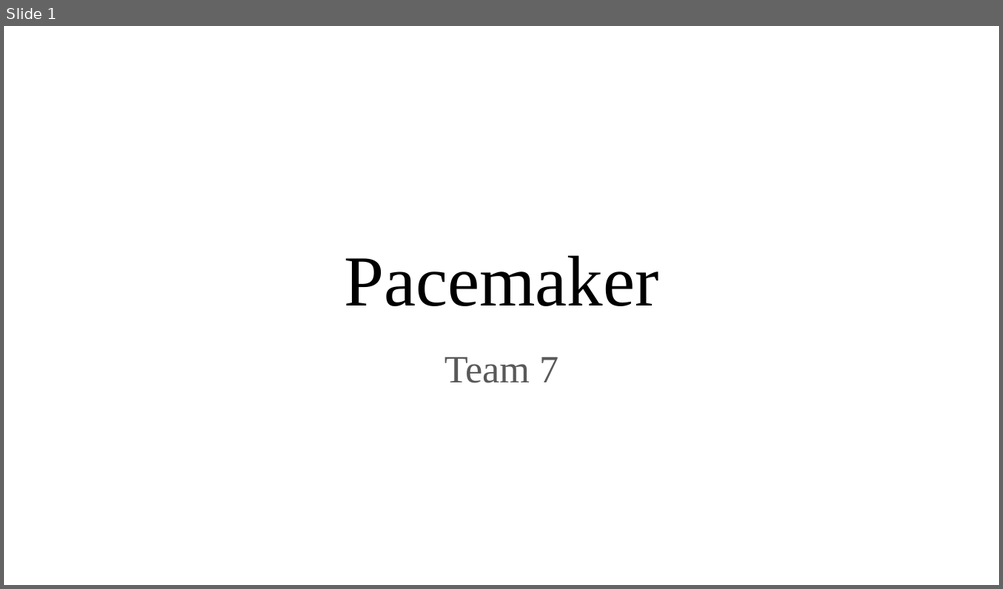
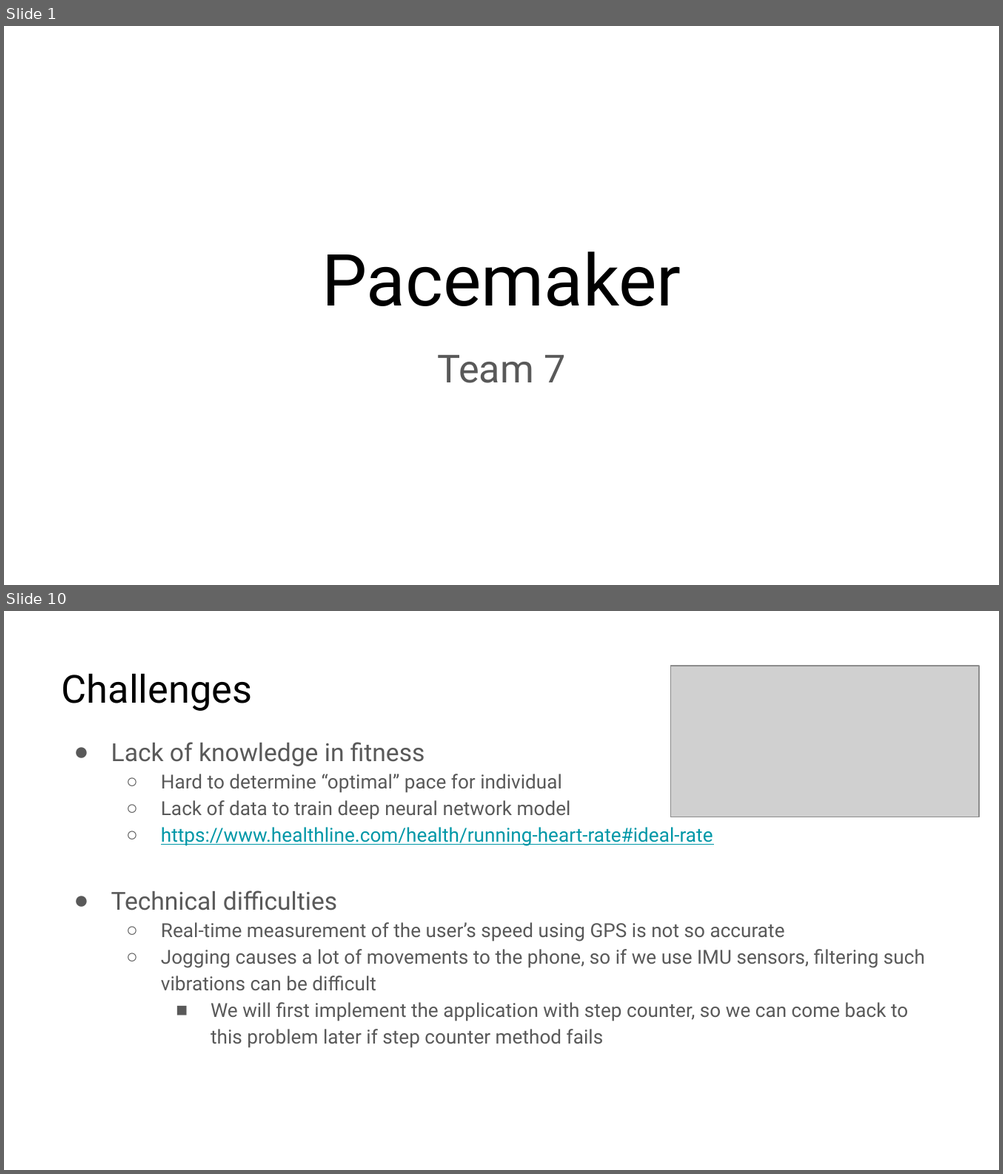
Before and after one commit to crazyboy9103/2021_2_MCA_team7, a slide deck: Project Proposal.pptx. Shown one above the other, each under a label of ours: slide 1 before the commit, slides 1 and 10 after it; the slides between them are not shown. The pictures are 1003x589 and 1003x1174 pixels, drawn with LibreOffice and Linux fonts; fonts in the diff are those of the drawing; grey boxes stand for pictures. Boxes give left, top, right and bottom in pixels: in the first picture for what was removed or moved away, otherwise in the second. Text is boxed around its words. In the diff, an @@ line names an element or a change of style, - is before the commit and + after.

```diff
--- a/Project Proposal.pptx
+++ b/Project Proposal.pptx
@@ slide 10 added at bbox=[4, 611, 999, 1170], background #FFFFFF @@
@@ text added at bbox=[62, 673, 252, 711], 28 pt, text #000000 @@
+Challenges
@@ picture added at bbox=[670, 666, 979, 817] @@
@@ text added at bbox=[111, 742, 925, 1048], 14 pt, text #595959 @@
+● Lack of knowledge in fitness
+  ○ Hard to determine “optimal” pace for individual
+  ○ Lack of data to train deep neural network model
+  ○ https://www.healthline.com/health/running-heart-rate#ideal-rate
+● Technical difficulties
+  ○ Real-time measurement of the user’s speed using GPS is not so accurate
+  ○ Jogging causes a lot of movements to the phone, so if we use IMU sensors, filtering such vibrations can be difficult
+    ■ We will first implement the application with step counter, so we can come back to this problem later if step counter method fails
@@ slide 1 changed as well @@
@@ title "Pacemaker" at bbox=[321, 252, 681, 306]: font Times New Roman to Roboto @@
@@ subtitle "Team 7" at bbox=[438, 355, 565, 383]: font Times New Roman to Roboto @@
```
Also in this commit, not shown: 4 other slides changed, 12 other slides added, 3 slides removed, 1 other file.
